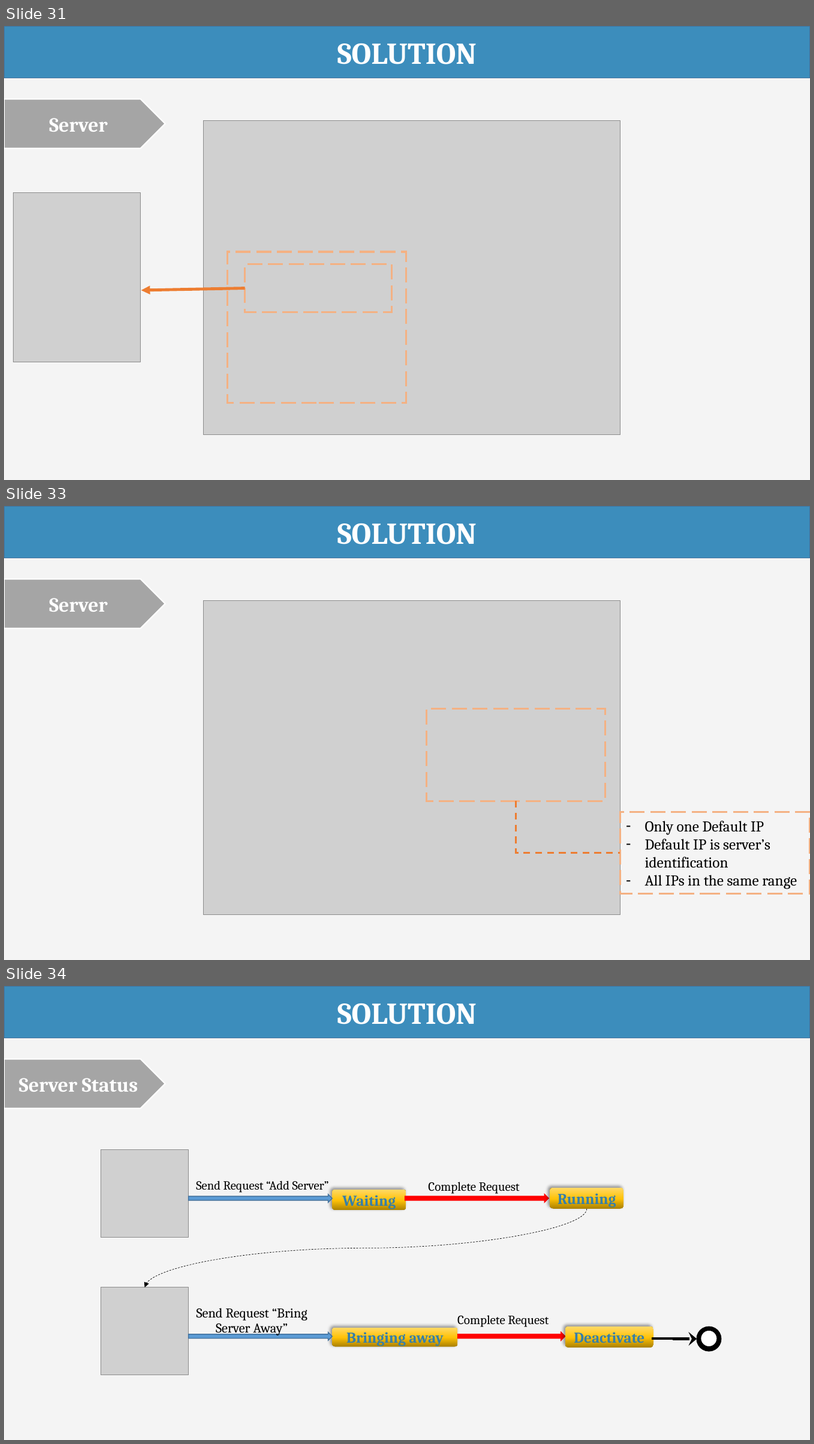
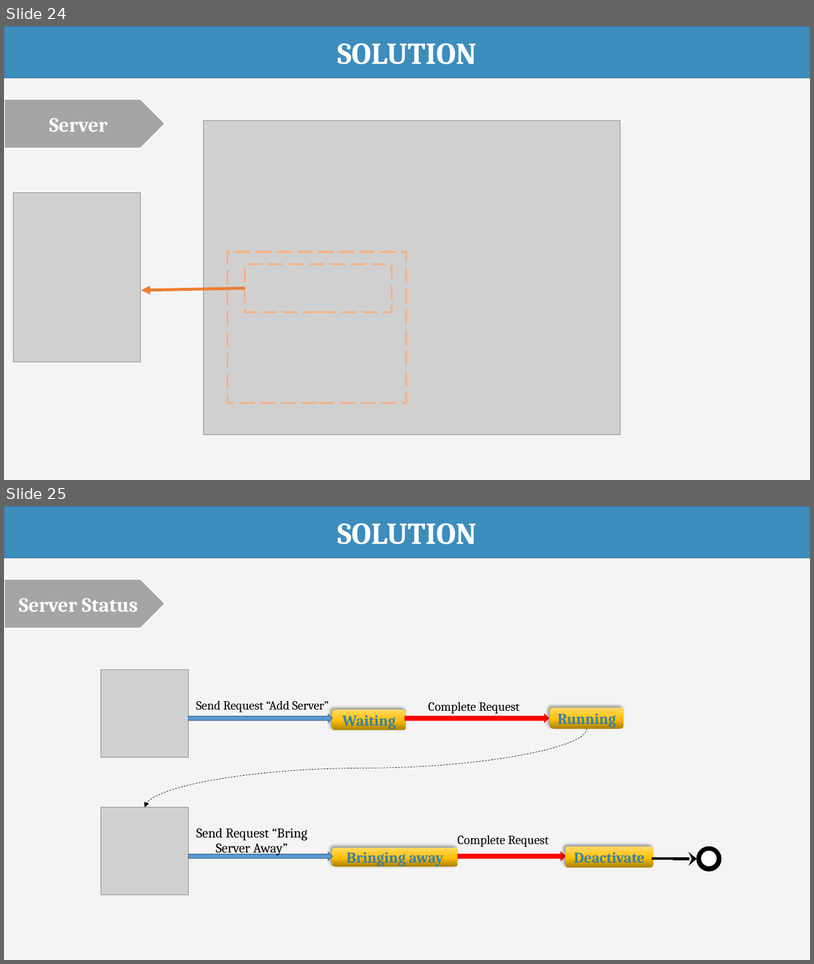
Before and after one commit to haltt051093/IMS-datacenter, a slide deck: Document/Presentation/IMS_20160409_Presentation_Trial.pptx. Shown one above the other, each under a label of ours: slides 31, 33 and 34 before the commit, slides 24 and 25 after it; the slides between them are not shown. The pictures are 814x1444 and 814x964 pixels, drawn with LibreOffice and Linux fonts; fonts in the diff are those of the drawing; grey boxes stand for pictures. Boxes give left, top, right and bottom in pixels: in the first picture for what was removed or moved away, otherwise in the second. Text is boxed around its words. In the diff, an @@ line names an element or a change of style, - is before the commit and + after.

```diff
--- a/Document/Presentation/IMS_20160409_Presentation_Trial.pptx
+++ b/Document/Presentation/IMS_20160409_Presentation_Trial.pptx
@@ slide 33 removed at box(4, 506, 810, 960), background #F4F4F4 @@
@@ rectangle removed at box(4, 506, 810, 558) @@
-SOLUTION
@@ pentagon arrow removed at box(4, 579, 165, 629) @@
-Server
@@ picture removed at box(204, 600, 620, 914) @@
@@ rectangle removed at box(427, 709, 606, 801) @@
@@ elbow line removed from (516, 801) to (620, 853) @@
@@ rectangle removed at box(620, 811, 810, 893) @@
-– Only one Default IP
-– Default IP is server’s identification
-– All IPs in the same range
@@ what was slide 31 is now slide 24 @@
@@ what was slide 34 is now slide 25 @@
```
Also in this commit, not shown: 1 slide changed, 9 other slides removed, 3 other files.
